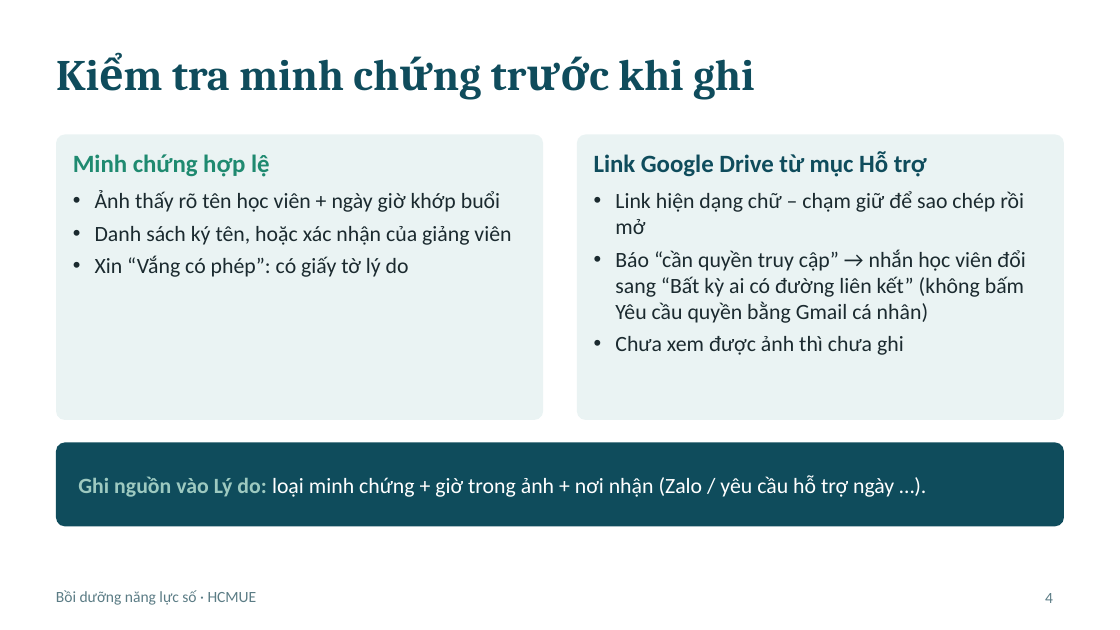
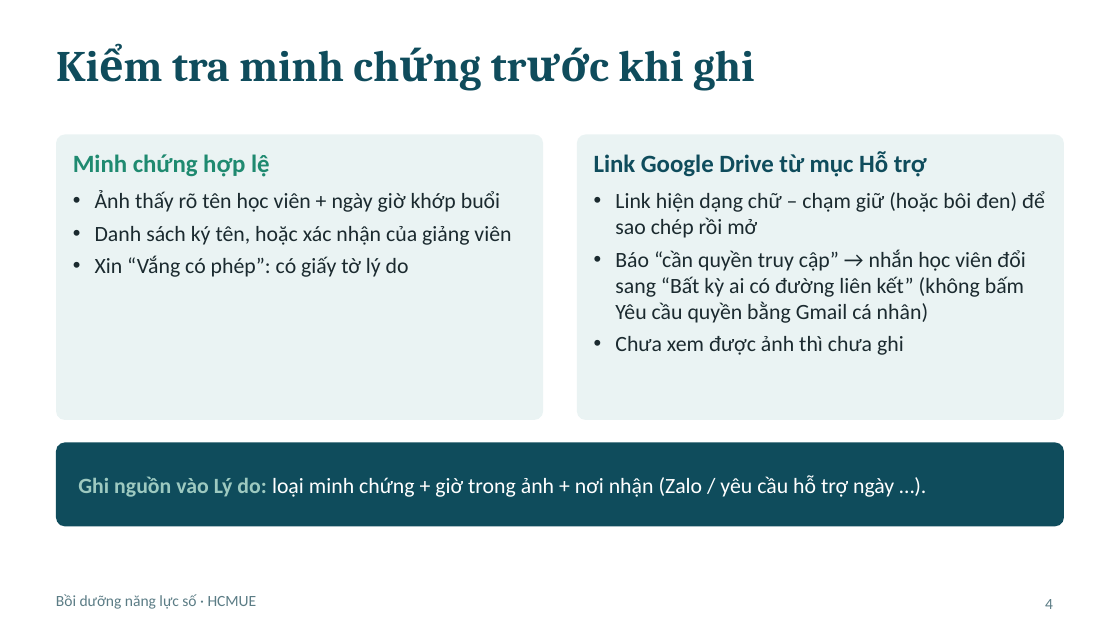
Before and after one commit to thienvo2111/thong-tin-hoc-vien, a slide deck: slide 4 of docs/huong-dan-diem-danh-bo-sung-ho-tro.pptx. Drawn at 1120x630 pixels with LibreOffice and Linux fonts; fonts in the diff are those of the drawing. Boxes give left, top, right and bottom in pixels: in the first picture for what was removed or moved away, otherwise in the second. Text is boxed around its words. In the diff, an @@ line names an element or a change of style, - is before the commit and + after.

```diff
--- a/docs/huong-dan-diem-danh-bo-sung-ho-tro.pptx
+++ b/docs/huong-dan-diem-danh-bo-sung-ho-tro.pptx
@@ title "Kiểm tra minh chứng trước ...": place and size @@
-title "Kiểm tra minh chứng trước ..." at (172,59,754,100)
+title "Kiểm tra minh chứng trước ..." at (172,50,754,91)
@@ text at (615,191,1045,238): text changed @@
-• Link hiện dạng chữ – chạm giữ để sao chép rồi mở
+• Link hiện dạng chữ – chạm giữ (hoặc bôi đen) để sao chép rồi mở
@@ text "Bồi dưỡng năng lực số ...": place and size @@
-text "Bồi dưỡng năng lực số ..." at (56,590,257,605)
+text "Bồi dưỡng năng lực số ..." at (56,594,257,609)
@@ page number: place and size @@
-page number at (1045,593,1053,603)
+page number at (1045,599,1053,609)
```
Also in this commit, not shown: 7 other slides changed, 1 slide added, 1 other file.
